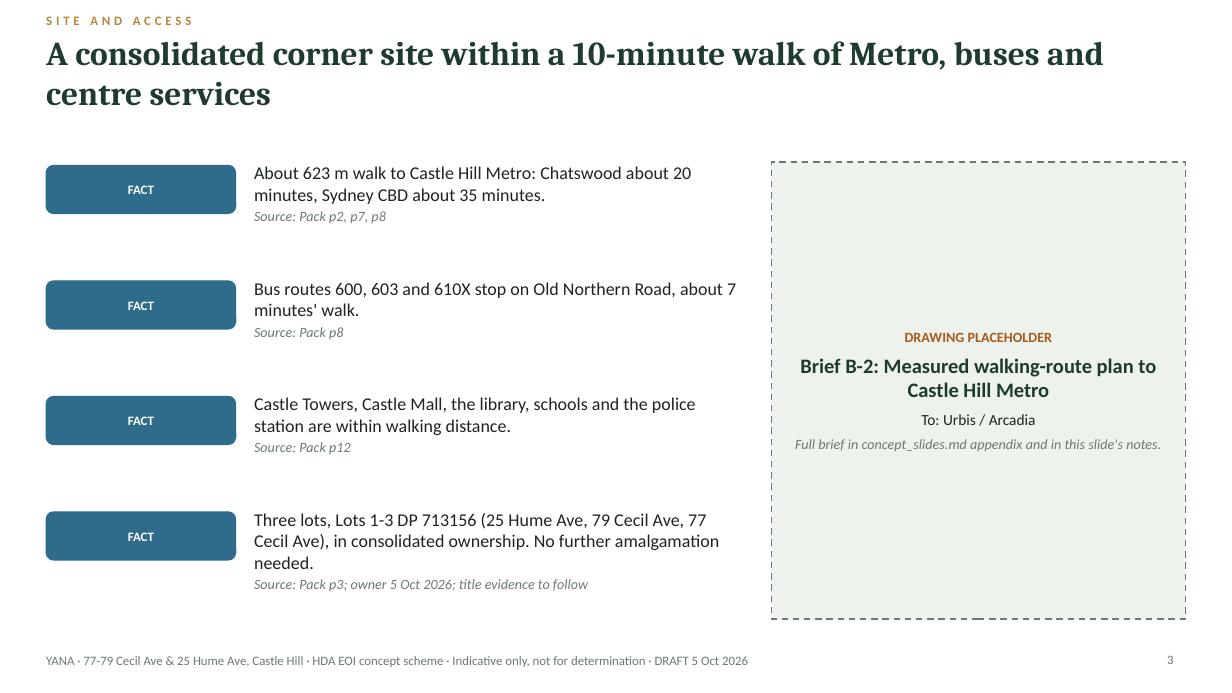
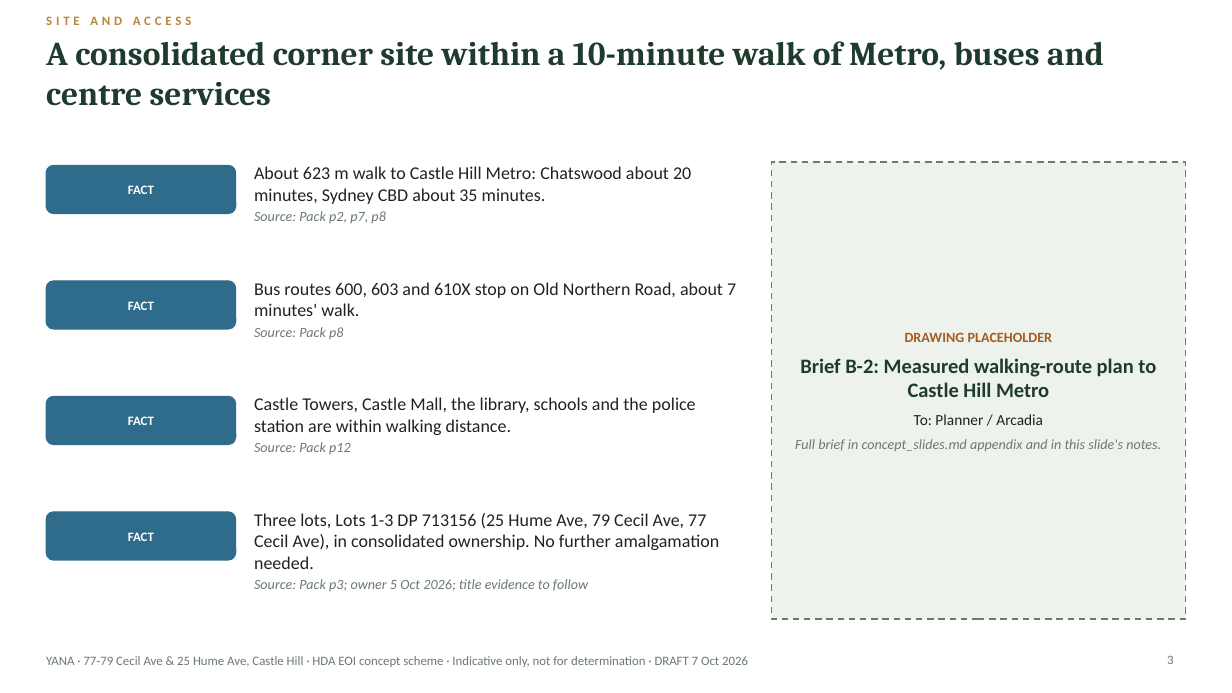
Before and after one commit to iamdrdavid-svg/Yana-Eoi, a slide deck: slide 3 of outputs/concept_slides.pptx. Drawn at 1232x693 pixels with LibreOffice and Linux fonts; fonts in the diff are those of the drawing. Boxes give left, top, right and bottom in pixels: in the first picture for what was removed or moved away, otherwise in the second. Text is boxed around its words. In the diff, an @@ line names an element or a change of style, - is before the commit and + after.

```diff
--- a/outputs/concept_slides.pptx
+++ b/outputs/concept_slides.pptx
@@ text at bbox=[914, 414, 1043, 425]: text changed @@
-To: Urbis / Arcadia
+To: Planner / Arcadia
@@ text at bbox=[46, 656, 748, 667]: text changed @@
-YANA · 77-79 Cecil Ave & 25 Hume Ave, Castle Hill · HDA EOI concept scheme · Indicative only, not for determination · DRAFT 5 Oct 2026
+YANA · 77-79 Cecil Ave & 25 Hume Ave, Castle Hill · HDA EOI concept scheme · Indicative only, not for determination · DRAFT 7 Oct 2026
```
Also in this commit, not shown: 12 other slides changed, 12 other files.
